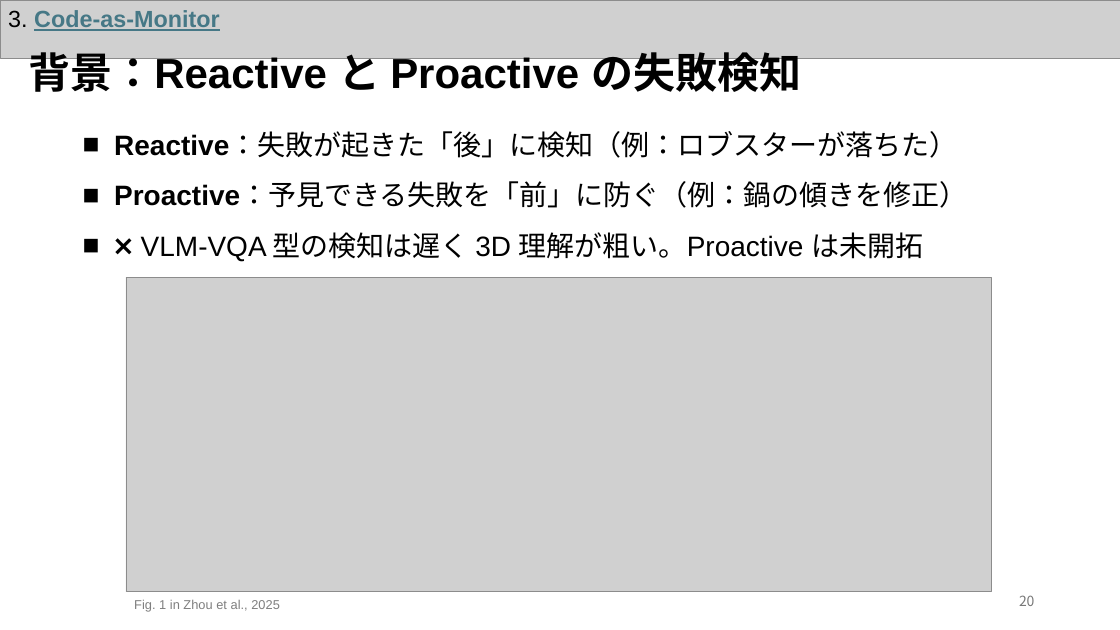
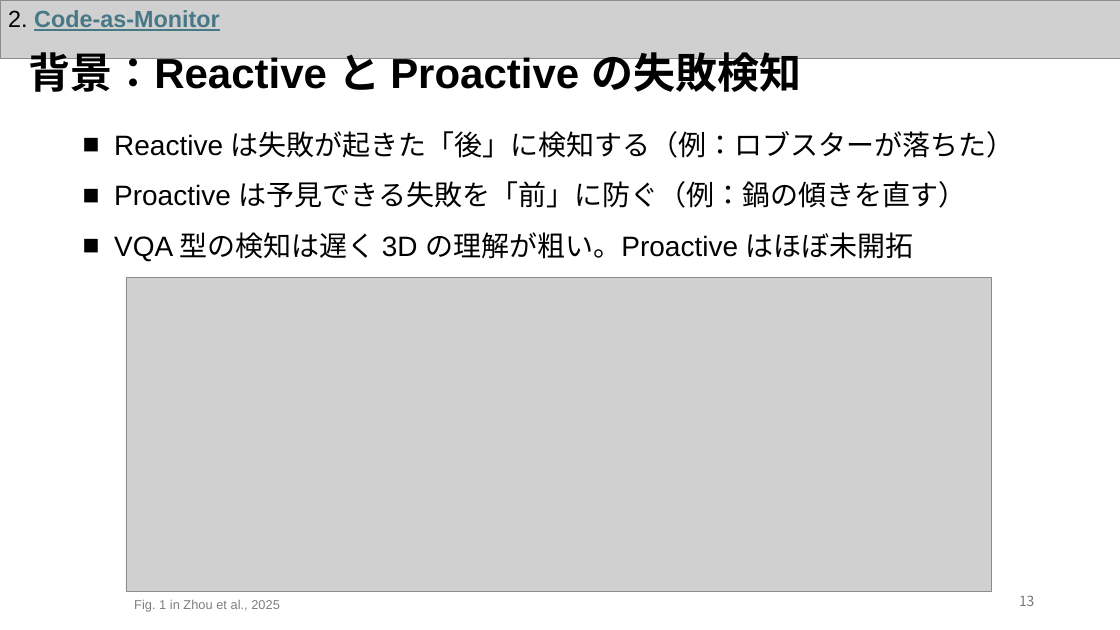
Before and after one commit to Azuma413/PaperPresentationSlides, a slide deck: slide 14 of 20261105_KaneyoshiHiratsuka_SurveySlide.pptx (slide 21 before the commit). Drawn at 1120x630 pixels with LibreOffice and Linux fonts; fonts in the diff are those of the drawing; grey boxes stand for pictures. Boxes give left, top, right and bottom in pixels: in the first picture for what was removed or moved away, otherwise in the second. Text is boxed around its words. In the diff, an @@ line names an element or a change of style, - is before the commit and + after.

```diff
--- a/20261105_KaneyoshiHiratsuka_SurveySlide.pptx
+++ b/20261105_KaneyoshiHiratsuka_SurveySlide.pptx
@@ text at <box>8,10,219,31</box>: text changed @@
-3. Code-as-Monitor
+2. Code-as-Monitor
@@ text at <box>114,131,1015,261</box>: text changed @@
-■ Reactive：失敗が起きた「後」に検知（例：ロブスターが落ちた）
-■ Proactive：予見できる失敗を「前」に防ぐ（例：鍋の傾きを修正）
-■ ❌ VLM-VQA 型の検知は遅く 3D 理解が粗い。Proactive は未開拓
+■ Reactive は失敗が起きた「後」に検知する（例：ロブスターが落ちた）
+■ Proactive は予見できる失敗を「前」に防ぐ（例：鍋の傾きを直す）
+■ VQA 型の検知は遅く 3D の理解が粗い。Proactive はほぼ未開拓
@@ page number at <box>1019,595,1035,606</box>: text changed @@
-20
+13
```
Also in this commit, not shown: 24 other slides changed, 2 slides added, 2 slides removed, 46 other files.
